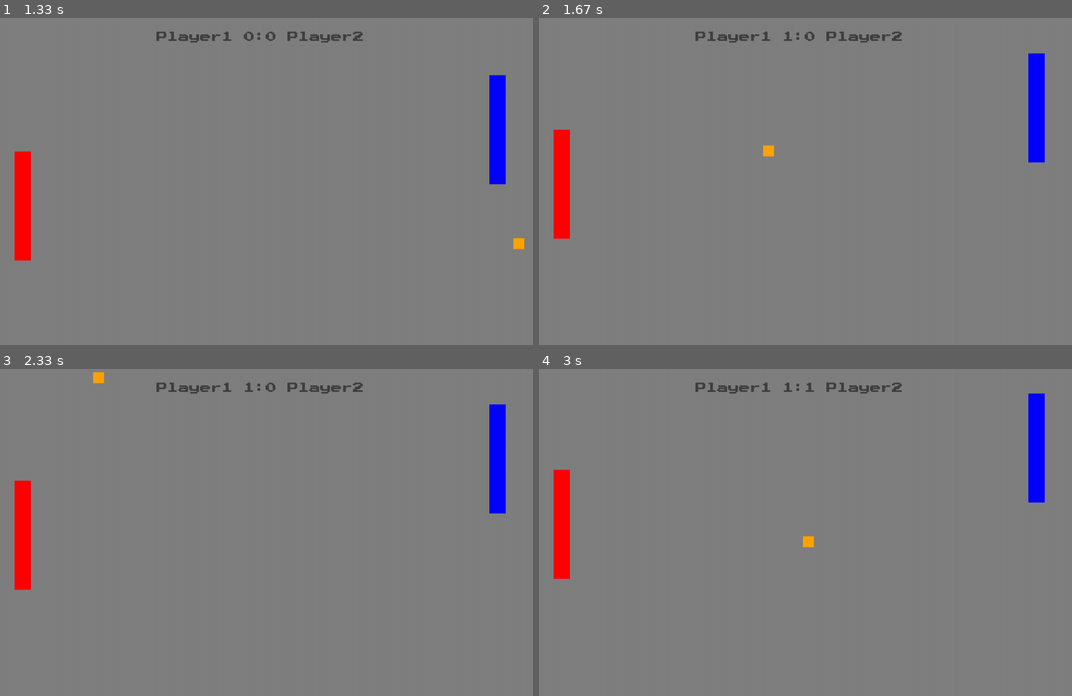
Above: before the commit, frames 1-4 (two rows, left to right).
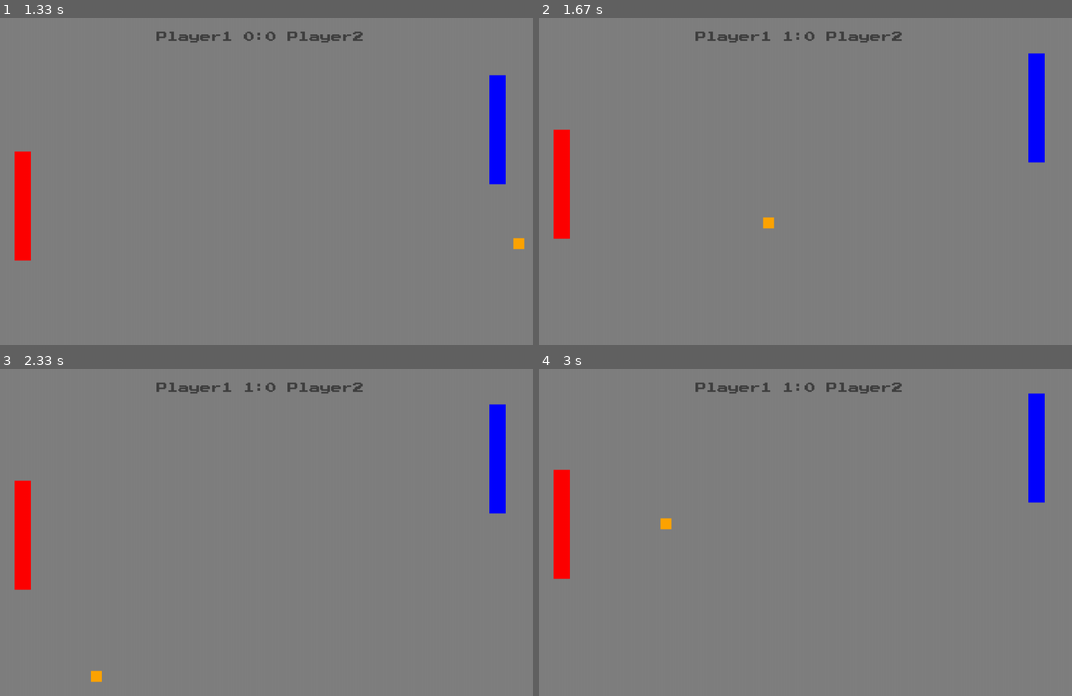
Above: after the commit, the same moments.

Repository: mentekoppany11/Python_projekt-Pong-
Game: pygame game, started from Pong.py
Same seed, same stepped clock (60 frames per second), same inputs: the game is played once before the commit and once after it.
Inputs:
- Up to frame 1 (1.33 s): hold Up 0.33-0.8 s; hold Down 0.83-1.13 s; hold S 0.83-1.13 s; hold Up from 1.17 s (still down); hold W from 1.17 s (still down)
- Up to frame 2 (1.67 s): release Up at 1.53 s; release W at 1.53 s; hold Down from 1.57 s (still down); hold S from 1.57 s (still down)
- Up to frame 3 (2.33 s): release Down at 1.93 s; release S at 1.93 s; hold Up 1.97-2.27 s; hold W 1.97-2.27 s; hold Down from 2.3 s (still down); hold S from 2.3 s (still down)
- Up to frame 4 (3 s): release Down at 2.6 s; release S at 2.6 s; hold Up from 2.63 s (still down); hold W from 2.63 s (still down)

Frame 1 is identical in both runs. In frame 2, 0.2% of the frame differs, in the area x 41-45%, y 38-65%; in frame 3, 0.1%; in frame 4, 0.2%, in the area x 22-52%, y 4-55%.

Commit message:
patanásnál gyorsul a labda

Diff:
--- a/djad.py
+++ b/Pong.py
@@ -74,12 +74,17 @@
         ball_rect.y += ball_speed_y
 
         if ball_rect.top <= 0 or ball_rect.bottom >= 600:
-            ball_speed_y *= -1
+            ball_speed_y *= -1.05
+            ball_speed_x *= 1.05
+            print(ball_speed_x, ball_speed_y)
 
         if ball_rect.left >= 1015:
+            ball_speed_x = 6
+            ball_speed_y = 6
         #Labda sebességének a növelése
             ball_speed_x *= -1.05 #labda irányának a meg fordítása
             ball_speed_y *= 1.05
+            print(ball_speed_x, ball_speed_y)
         #Labda visszahelyezése középre
             ball_rect.x = 500
             ball_rect.y = 300
@@ -90,9 +95,12 @@
             screen.blit(score_surf, score_rect)
 
         if ball_rect.right <= -15:
+            ball_speed_x = 6
+            ball_speed_y = 6
         #Labda sebességének a növelése
             ball_speed_x *= -1.05 #labda irányának a meg fordítása
             ball_speed_y *= 1.05
+            print(ball_speed_x, ball_speed_y)
         #Labda visszahelyezése középre
             ball_rect.x = 500
             ball_rect.y = 300
